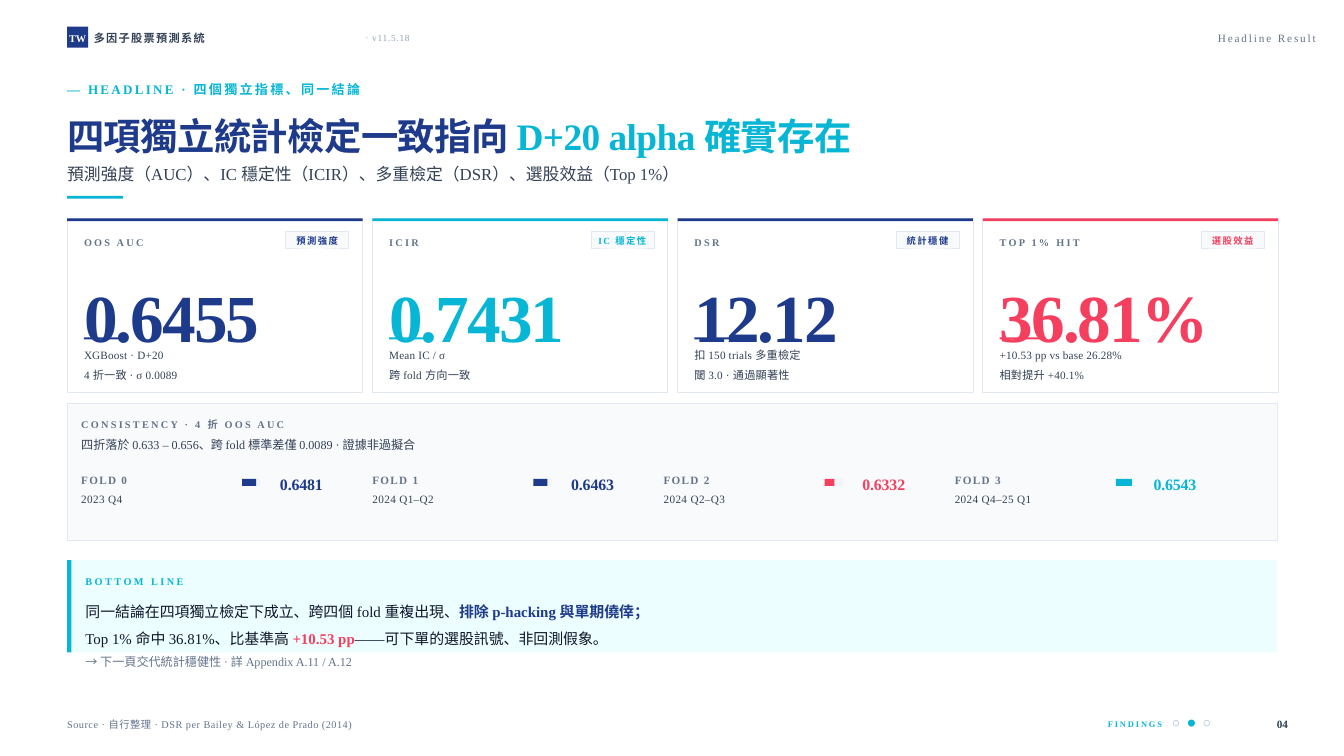
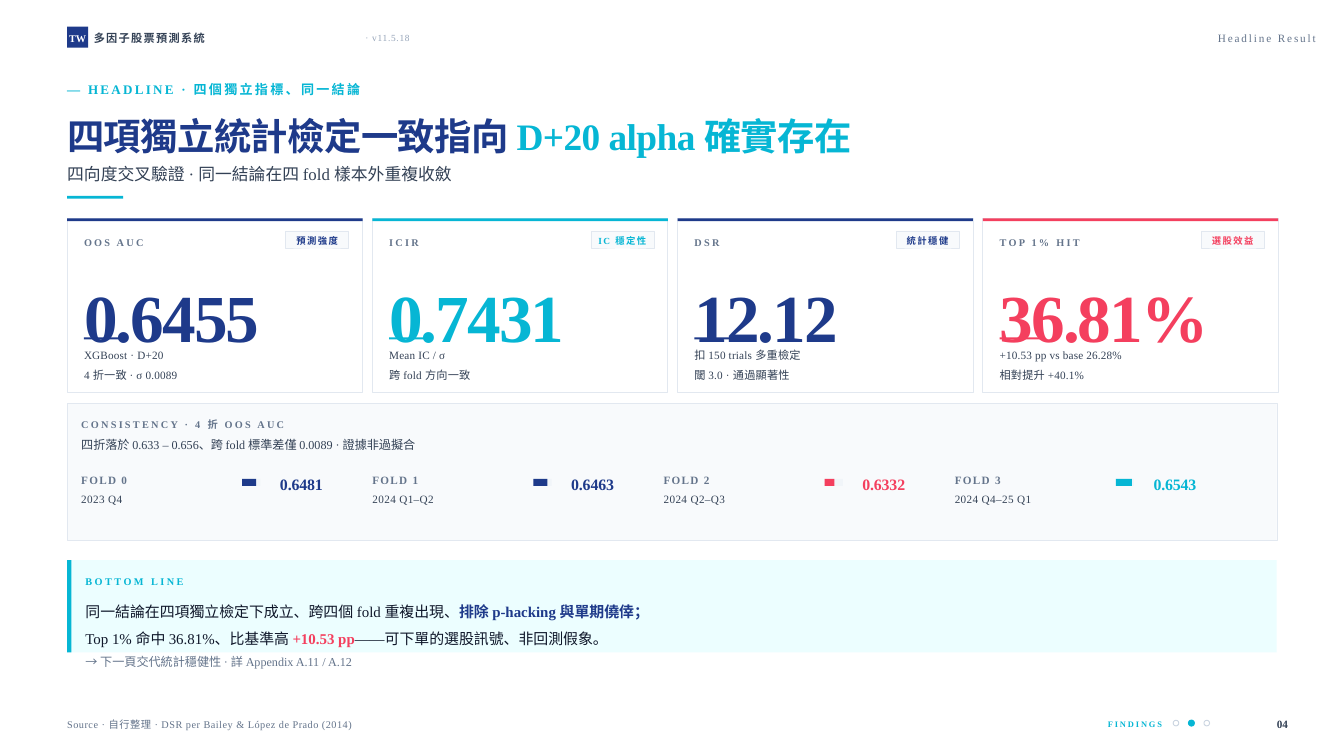
Before and after one commit to andychen050229-cell/taiwan-stock-multifactor, a slide deck: slide 4 of 台股多因子預測系統_v11.5.18_課堂簡報.pptx. Drawn at 1344x756 pixels with LibreOffice and Linux fonts; fonts in the diff are those of the drawing. Boxes give left, top, right and bottom in pixels: in the first picture for what was removed or moved away, otherwise in the second. Text is boxed around its words. In the diff, an @@ line names an element or a change of style, - is before the commit and + after.

```diff
--- a/台股多因子預測系統_v11.5.18_課堂簡報.pptx
+++ b/台股多因子預測系統_v11.5.18_課堂簡報.pptx
@@ text at (67,118,852,182): text changed; size 18 to 40 pt; bold on @@
-四項獨立統計檢定一致指向 D+20 alpha 確實存在
-預測強度（AUC）、IC 穩定性（ICIR）、多重檢定（DSR）、選股效益（Top 1%）
+四項獨立統計檢定一致指向 D+20 alpha 確實存在
+四向度交叉驗證 · 同一結論在四 fold 樣本外重複收斂
```
Also in this commit, not shown: 6 other slides changed, 9 other files.
